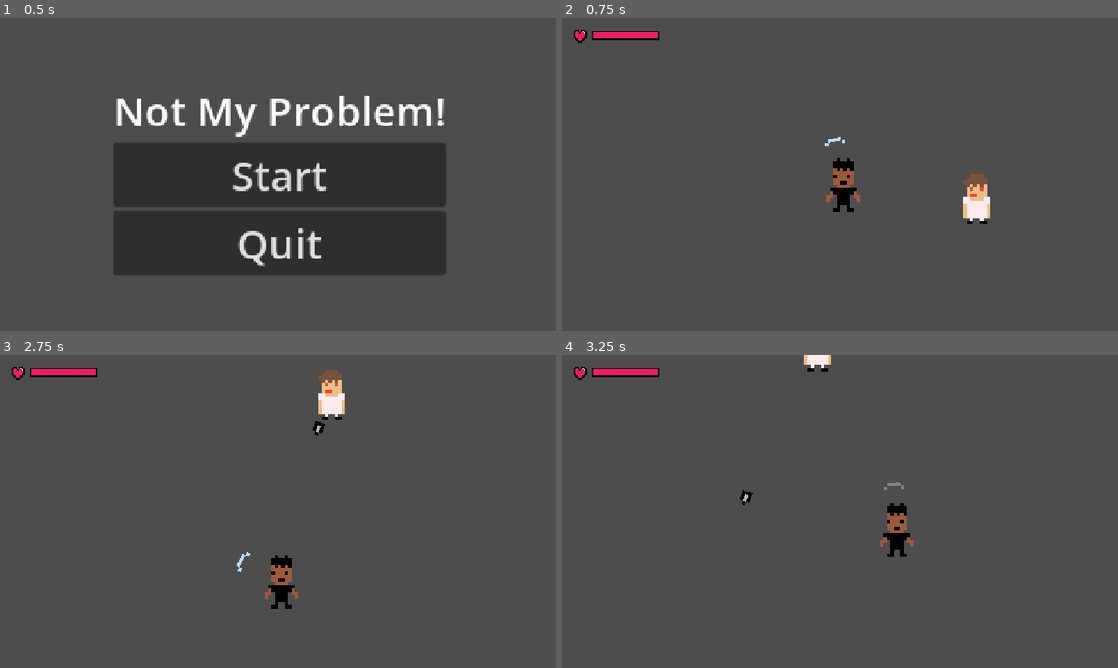
Above: before the commit, frames 1-4 (two rows, left to right).
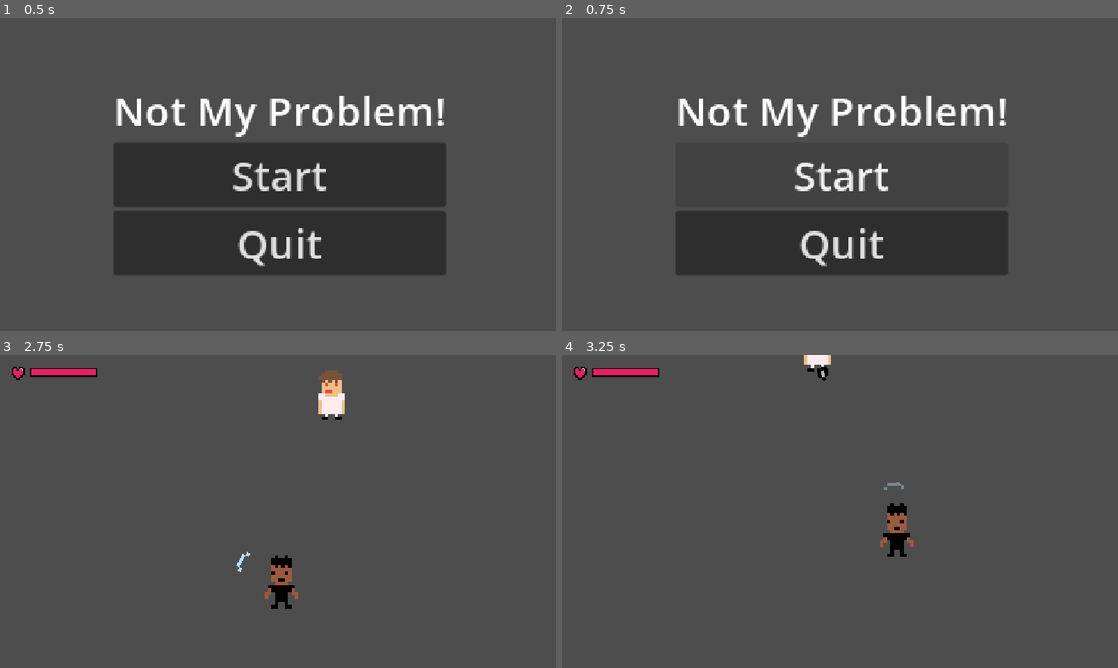
Above: after the commit, the same moments.

Repository: mcl-playz/notmyproblem
Game: Godot game, scene res://scenes/menu.tscn
Same seed, same stepped clock (60 frames per second), same inputs: the game is played once before the commit and once after it. Sound files missing from this copy of the repository are replaced by a short silence.
Inputs (mouse positions are in pixels of both pictures, inside the frame that each line leads up to):
- Up to frame 1 (0.5 s): no input
- Up to frame 2 (0.75 s): click "Start" at 0.5 s
- Up to frame 3 (2.75 s): move the mouse to (400, 495) at 1.27 s; hold D (right) 1.28-2.03 s; click (400, 495) at 1.35 s; move the mouse to (166, 527) at 2.02 s; hold S (backward) from 2.03 s (still down); click (166, 527) at 2.1 s
- Up to frame 4 (3.25 s): move the mouse to (895, 442) at 2.77 s; release S (backward) at 2.78 s; hold D (right) from 2.78 s (still down); click (895, 442) at 2.85 s

Frame 1 is identical in both runs. In frame 2, 16% of the frame differs, in the area x 2-81%, y 3-82%; in frame 3, less than 0.1%; in frame 4, 0.1%.

Commit message:
feat: add death screen and sound effects
Dying opens a death screen with Retry and Main Menu instead of reloading straight away. Adds damage, death (player only), footstep, reflect and button click sounds.

Diff:
--- a/scenes/bullet.tscn
+++ b/scenes/bullet.tscn
@@ -2,6 +2,7 @@
 
 [ext_resource type="Texture2D" uid="uid://vrjwvf0rsxiq" path="res://assets/sprites/bullet.png" id="1_mkf8s"]
 [ext_resource type="Script" uid="uid://botu3t83ylyh" path="res://scripts/bullet.gd" id="1_y25gk"]
+[ext_resource type="AudioStream" uid="uid://vnfaf5c2oaw6" path="res://assets/sounds/reflect.wav" id="3_l5glv"]
 
 [sub_resource type="RectangleShape2D" id="RectangleShape2D_fnkrl"]
 size = Vector2(4, 1)
@@ -28,6 +29,9 @@
 [node name="VisibleOnScreenNotifier2D" type="VisibleOnScreenNotifier2D" parent="." unique_id=884213570]
 rect = Rect2(-2, -1.5, 4, 3)
 
+[node name="ReflectSound" type="AudioStreamPlayer2D" parent="." unique_id=288534336]
+stream = ExtResource("3_l5glv")
+
 [connection signal="area_entered" from="Hitbox" to="." method="_on_shield_entered"]
 [connection signal="body_entered" from="Hitbox" to="." method="_on_body_entered"]
 [connection signal="screen_exited" from="VisibleOnScreenNotifier2D" to="." method="queue_free"]
--- /dev/null
+++ b/scenes/death_screen.tscn
@@ -0,0 +1,52 @@
+[gd_scene format=3]
+
+[ext_resource type="Script" uid="uid://f0qnylwgqn3g" path="res://scripts/death_screen.gd" id="1_death"]
+[ext_resource type="AudioStream" uid="uid://bqoprpk71pwrk" path="res://assets/sounds/death.wav" id="2_death"]
+[ext_resource type="AudioStream" uid="uid://g41n7cet48vc" path="res://assets/sounds/click.wav" id="3_click"]
+
+[node name="DeathScreen" type="CanvasLayer" unique_id=1203945871]
+process_mode = 3
+layer = 10
+script = ExtResource("1_death")
+
+[node name="Dim" type="ColorRect" parent="." unique_id=482019377]
+anchors_preset = 15
+anchor_right = 1.0
+anchor_bottom = 1.0
+grow_horizontal = 2
+grow_vertical = 2
+color = Color(0, 0, 0, 0.6)
+
+[node name="Center" type="CenterContainer" parent="." unique_id=1938274650]
+anchors_preset = 15
+anchor_right = 1.0
+anchor_bottom = 1.0
+grow_horizontal = 2
+grow_vertical = 2
+
+[node name="Box" type="VBoxContainer" parent="Center" unique_id=730192845]
+layout_mode = 2
+theme_override_constants/separation = 16
+
+[node name="Title" type="Label" parent="Center/Box" unique_id=1629384710]
+layout_mode = 2
+theme_override_colors/font_color = Color(0.9137255, 0.11764706, 0.3882353, 1)
+theme_override_font_sizes/font_size = 64
+text = "You Died"
+horizontal_alignment = 1
+
+[node name="Retry" type="Button" parent="Center/Box" unique_id=294817365]
+layout_mode = 2
+theme_override_font_sizes/font_size = 32
+text = "Retry"
+
+[node name="MainMenu" type="Button" parent="Center/Box" unique_id=1847261930]
+layout_mode = 2
+theme_override_font_sizes/font_size = 32
+text = "Main Menu"
+
+[node name="DeathSound" type="AudioStreamPlayer" parent="." unique_id=938172645]
+stream = ExtResource("2_death")
+
+[node name="ClickSound" type="AudioStreamPlayer" parent="." unique_id=571938264]
+stream = ExtResource("3_click")
--- a/scenes/enemy.tscn
+++ b/scenes/enemy.tscn
@@ -4,6 +4,7 @@
 [ext_resource type="PackedScene" uid="uid://bbyy3ces6i3ne" path="res://scenes/bullet.tscn" id="2_5uy6h"]
 [ext_resource type="Texture2D" uid="uid://bkjcs7qjjm84w" path="res://assets/sprites/enemies/kieran (evil).png" id="3_4ra3w"]
 [ext_resource type="AudioStream" uid="uid://bafb4ascv35bo" path="res://assets/sounds/gun-shot.wav" id="4_shot"]
+[ext_resource type="AudioStream" uid="uid://tvxsfxw2j2g" path="res://assets/sounds/damage.wav" id="5_damage"]
 
 [sub_resource type="CircleShape2D" id="CircleShape2D_5uy6h"]
 
@@ -32,3 +33,6 @@
 
 [node name="ShootSound" type="AudioStreamPlayer2D" parent="." unique_id=1749203316]
 stream = ExtResource("4_shot")
+
+[node name="DamageSound" type="AudioStreamPlayer2D" parent="." unique_id=1520938471]
+stream = ExtResource("5_damage")
--- a/scenes/game.tscn
+++ b/scenes/game.tscn
@@ -3,6 +3,7 @@
 [ext_resource type="PackedScene" uid="uid://deajsy5k7ueeq" path="res://scenes/player.tscn" id="1_uwrxv"]
 [ext_resource type="PackedScene" uid="uid://bbhctkoni527f" path="res://scenes/enemy.tscn" id="3_lnu2h"]
 [ext_resource type="Script" uid="uid://buenfederb0ba" path="res://scripts/enemy_spawner.gd" id="4_spawn"]
+[ext_resource type="PackedScene" path="res://scenes/death_screen.tscn" id="5_death"]
 
 [node name="Game" type="Node2D" unique_id=646669901]
 
@@ -23,3 +24,7 @@
 autostart = true
 script = ExtResource("4_spawn")
 enemy_scene = ExtResource("3_lnu2h")
+
+[node name="DeathScreen" parent="." unique_id=884019273 instance=ExtResource("5_death")]
+
+[connection signal="died" from="Player" to="DeathScreen" method="open"]
--- a/scenes/menu.tscn
+++ b/scenes/menu.tscn
@@ -1,6 +1,7 @@
 [gd_scene format=3 uid="uid://c7o48vh0yu41r"]
 
 [ext_resource type="Script" uid="uid://bj24tovdk4v4" path="res://scripts/menu.gd" id="1_yqeox"]
+[ext_resource type="AudioStream" uid="uid://g41n7cet48vc" path="res://assets/sounds/click.wav" id="2_click"]
 
 [node name="Control" type="Control" unique_id=1720388359]
 layout_mode = 3
@@ -37,3 +38,6 @@
 theme_override_font_sizes/font_size = 40
 text = "Quit
 "
+
+[node name="ClickSound" type="AudioStreamPlayer" parent="." unique_id=1364829175]
+stream = ExtResource("2_click")
--- a/scenes/player.tscn
+++ b/scenes/player.tscn
@@ -5,6 +5,9 @@
 [ext_resource type="Script" uid="uid://d05qmgbd07un7" path="res://scripts/shield.gd" id="3_dqkch"]
 [ext_resource type="Texture2D" uid="uid://cleid83wykt6e" path="res://assets/sprites/shield.png" id="4_qlg0r"]
 [ext_resource type="Texture2D" uid="uid://c812av30tetr6" path="res://assets/sprites/heart.png" id="5_heart"]
+[ext_resource type="AudioStream" uid="uid://tvxsfxw2j2g" path="res://assets/sounds/damage.wav" id="6_damage"]
+[ext_resource type="AudioStream" uid="uid://uxtrke1hjinh" path="res://assets/sounds/footsteps.wav" id="7_steps"]
+[ext_resource type="AudioStream" uid="uid://vnfaf5c2oaw6" path="res://assets/sounds/reflect.wav" id="8_reflect"]
 
 [sub_resource type="SpriteFrames" id="SpriteFrames_fnkrl"]
 animations = [{
@@ -60,6 +63,15 @@
 [node name="CollisionShape2D" type="CollisionShape2D" parent="Shield" unique_id=1765306481]
 shape = SubResource("RectangleShape2D_fnkrl")
 
+[node name="ReflectSound" type="AudioStreamPlayer" parent="Shield" unique_id=1102938475]
+stream = ExtResource("8_reflect")
+
+[node name="DamageSound" type="AudioStreamPlayer" parent="." unique_id=640192837]
+stream = ExtResource("6_damage")
+
+[node name="FootstepsSound" type="AudioStreamPlayer" parent="." unique_id=1739204856]
+stream = ExtResource("7_steps")
+
 [node name="HUD" type="CanvasLayer" parent="." unique_id=1402236718]
 
 [node name="Health" type="HBoxContainer" parent="HUD" unique_id=730815396]
--- a/scripts/bullet.gd
+++ b/scripts/bullet.gd
@@ -8,6 +8,8 @@
 var deflected: bool = false
 ## The enemy a deflected bullet homes in on.
 var target: Enemy
+
+@onready var reflect_sound: AudioStreamPlayer2D = $ReflectSound
 
 
 func _ready() -> void:
@@ -29,10 +31,12 @@
 		return
 	# Mirror off the shield; the bullet keeps this direction if no enemy is left to home in on.
 	direction = direction.bounce(normal)
+	reflect_sound.play()
 	# The sprite points left, so face it along the new direction.
 	rotation = Vector2.LEFT.angle_to(direction)
 	deflected = true
 	target = _nearest_enemy()
+	shield.reflect_sound.play()
 
 
 func _on_body_entered(body: Node2D) -> void:
--- /dev/null
+++ b/scripts/death_screen.gd
@@ -0,0 +1,32 @@
+extends CanvasLayer
+
+@onready var death_sound: AudioStreamPlayer = $DeathSound
+@onready var click_sound: AudioStreamPlayer = $ClickSound
+
+
+func _ready() -> void:
+	hide()
+	$Center/Box/Retry.pressed.connect(_on_retry_pressed)
+	$Center/Box/MainMenu.pressed.connect(_on_main_menu_pressed)
+
+
+func open() -> void:
+	show()
+	get_tree().paused = true
+	death_sound.play()
+
+
+func _on_retry_pressed() -> void:
+	await _click()
+	get_tree().reload_current_scene()
+
+
+func _on_main_menu_pressed() -> void:
+	await _click()
+	get_tree().change_scene_to_file("res://scenes/menu.tscn")
+
+
+func _click() -> void:
+	click_sound.play()
+	await click_sound.finished
+	get_tree().paused = false
--- a/scripts/enemy.gd
+++ b/scripts/enemy.gd
@@ -13,6 +13,7 @@
 @onready var health: int = max_health
 @onready var sprite: AnimatedSprite2D = $Sprite
 @onready var shoot_sound: AudioStreamPlayer2D = $ShootSound
+@onready var damage_sound: AudioStreamPlayer2D = $DamageSound
 
 
 func _ready() -> void:
@@ -51,6 +52,7 @@
 		return
 	health = maxi(health - amount, 0)
 	var tween := HitEffect.play(sprite)
+	damage_sound.play()
 	if health == 0:
 		# Stop moving, shooting, and getting hit, and disappear once the hit effect ends.
 		set_physics_process(false)
--- a/scripts/menu.gd
+++ b/scripts/menu.gd
@@ -2,13 +2,18 @@
 
 @onready var start_button = $CenterContainer/VBoxContainer/Start
 @onready var quit_button = $CenterContainer/VBoxContainer/Quit
+@onready var click_sound = $ClickSound
 
 func _ready():
 	start_button.pressed.connect(_on_start_pressed)
 	quit_button.pressed.connect(_on_quit_pressed)
 
 func _on_start_pressed():
+	click_sound.play()
+	await click_sound.finished
 	get_tree().change_scene_to_file("res://scenes/game.tscn")
 
 func _on_quit_pressed():
+	click_sound.play()
+	await click_sound.finished
 	get_tree().quit()
--- a/scripts/player.gd
+++ b/scripts/player.gd
@@ -1,5 +1,7 @@
 class_name Player
 extends CharacterBody2D
+
+signal died
 
 @export var speed: float = 100.0
 @export var acceleration: float = 1000.0
@@ -9,6 +11,8 @@
 @onready var health: int = max_health
 @onready var health_bar: ProgressBar = $HUD/Health/Bar
 @onready var sprite: AnimatedSprite2D = $Sprite
+@onready var damage_sound: AudioStreamPlayer = $DamageSound
+@onready var footsteps_sound: AudioStreamPlayer = $FootstepsSound
 
 
 func _ready() -> void:
@@ -21,15 +25,21 @@
 
 	if direction:
 		velocity = velocity.move_toward(direction * speed, acceleration * delta)
+		if not footsteps_sound.playing:
+			footsteps_sound.play()
 	else:
 		velocity = velocity.move_toward(Vector2.ZERO, friction * delta)
+		footsteps_sound.stop()
 
 	move_and_slide()
 
 
 func take_damage(amount: int) -> void:
+	if health == 0:
+		return
 	health = maxi(health - amount, 0)
 	health_bar.value = health
 	HitEffect.play(sprite)
+	damage_sound.play()
 	if health == 0:
-		get_tree().reload_current_scene()
+		died.emit()
--- a/scripts/shield.gd
+++ b/scripts/shield.gd
@@ -16,6 +16,7 @@
 @onready var player: Node2D = get_parent()
 @onready var sprite: AnimatedSprite2D = $"../Sprite"
 @onready var shield_sprite: Sprite2D = $Sprite
+@onready var reflect_sound: AudioStreamPlayer = $ReflectSound
 
 
 func _process(delta: float) -> void:
Not shown, added: assets/sounds/click.wav.import
Not shown, added: assets/sounds/damage.wav.import
Not shown, added: assets/sounds/death.wav.import
Not shown, added: assets/sounds/footsteps.wav.import
Not shown, added: assets/sounds/reflect.wav.import
Not shown, added: scripts/death_screen.gd.uid
Not shown, added: assets/sounds/click.wav
Not shown, added: assets/sounds/damage.wav
Not shown, added: assets/sounds/death.wav
Not shown, added: assets/sounds/footsteps.wav
Not shown, added: assets/sounds/reflect.wav
